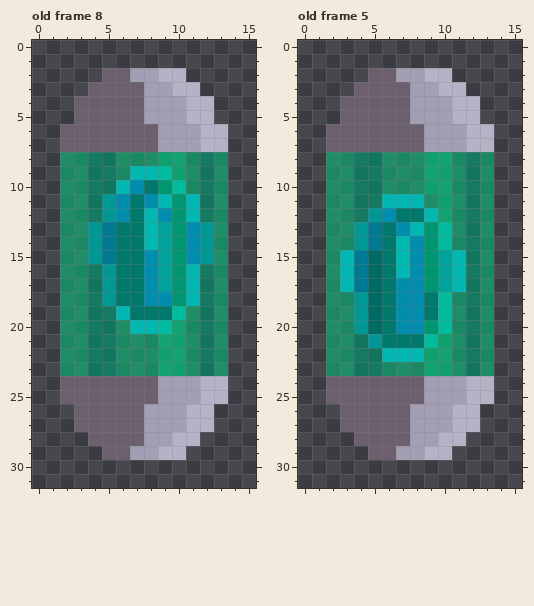
Edited in one commit: pixel-art file (art/crystal/crystal_container.aseprite). The picture above is the old version.
16x32 pixels, 8 frames. Shown: old frame 8, old frame 5. The commit also changed other frames, which this record leaves out.
Now the later version:
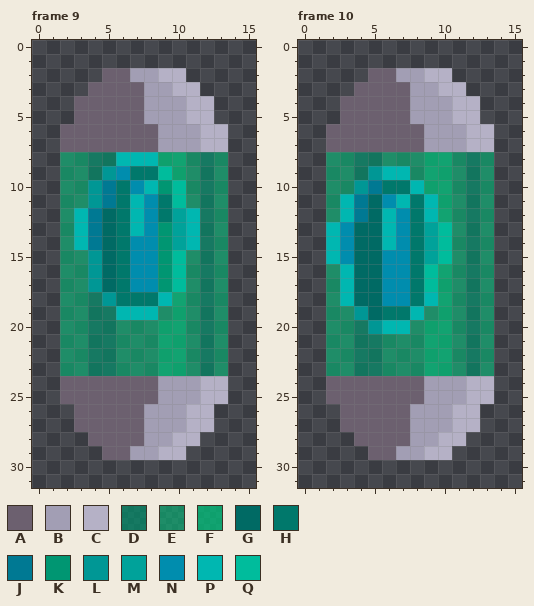
Palette (. is transparent): A #6c606f  B #a29eb4  C #b5b1c6  D #008f6bb0  E #00c37d8f  F #00c37dbc  G #006a64  H #00786b  J #007993  K #009672  L #009795  M #00a29a  N #008dae  P #00b7b1  Q #00bc9c
A new or re-ordered frame is compared with the old frame closest to it.
The commit says: Better crystal container frames
Difference:
frames 8 -> 16
Changed rows in their new state; - is an unchanged pixel.
Frame 9 is new; against old frame 8, layer "crystal":
first column x 3:
 8 ---PPP----
 9 --LNHH----
10 -LJH-P----
11 -LJHP-HQE-
12 PJGHPNHM--
13 PJG-PNKMPD
14 PJG-NNKMPD
15 --G-N-KQED
16 -LG-N-KQE-
17 -LG-N-KQE-
18 -----HPFE-
19 ----PPEF--
20 ----EEF---
Frame 10 is new; against old frame 5, layer "crystal":
first column x 2:
 9 ---LPP----
10 --LJHHP---
11 -PJGN-HP--
12 -PJGPN----
13 PNGGP-HM--
14 PNGGPNHM--
15 PNG-NNHMQE
16 --G-NNHQFE
17 --G-N-HQFE
18 -PG-N-HPF-
19 -----HPEF-
20 --DLPPEFF-
21 ---DEEEF--
22 ----EEE---
